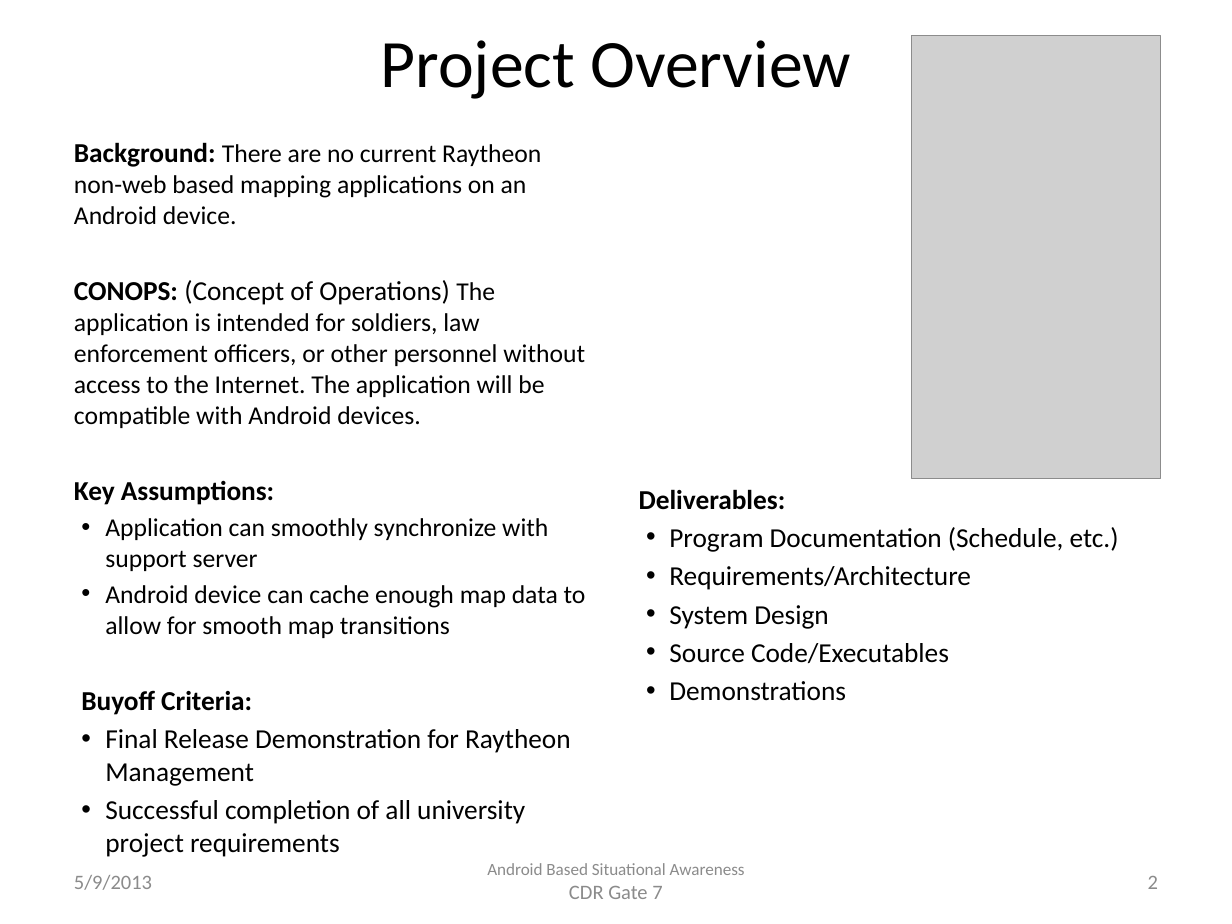
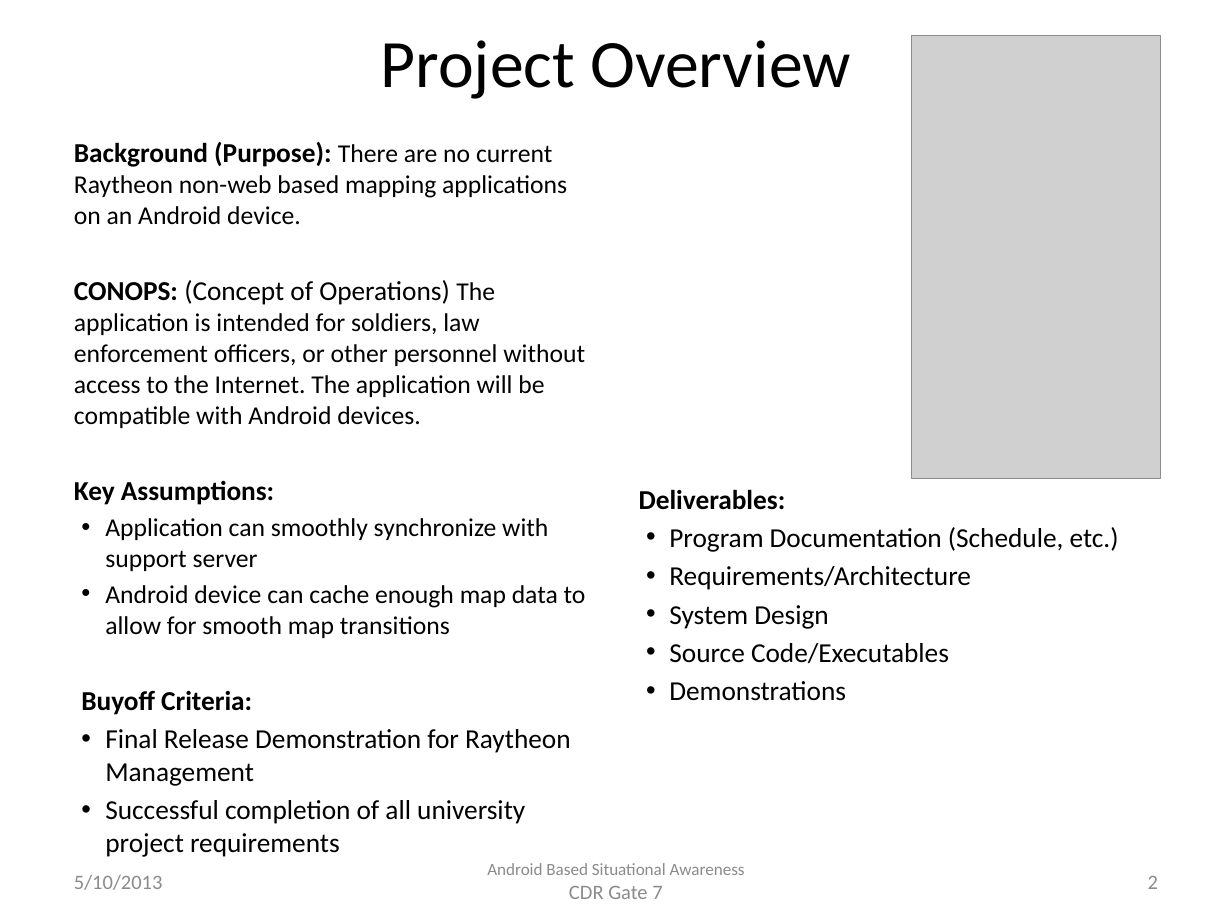
Before and after one commit to atniptw/Senior-Project, a slide deck: slide 2 of Documents/PowerPoints/Senior Design Project - Gate 8.pptx. Drawn at 1232x924 pixels with LibreOffice and Linux fonts; fonts in the diff are those of the drawing; grey boxes stand for pictures. Boxes give left, top, right and bottom in pixels: in the first picture for what was removed or moved away, otherwise in the second. Text is boxed around its words. In the diff, an @@ line names an element or a change of style, - is before the commit and + after.

Commit message:
Final Presentation

```diff
--- a/Documents/PowerPoints/Senior Design Project - Gate 8.pptx
+++ b/Documents/PowerPoints/Senior Design Project - Gate 8.pptx
@@ text at [74,142,567,224]: text changed @@
-Background: There are no current Raytheon non-web based mapping applications on an Android device.
+Background (Purpose): There are no current Raytheon non-web based mapping applications on an Android device.
@@ text at [74,875,163,890]: text changed @@
-5/9/2013
+5/10/2013
```
Also in this commit, not shown: 16 other slides changed.
